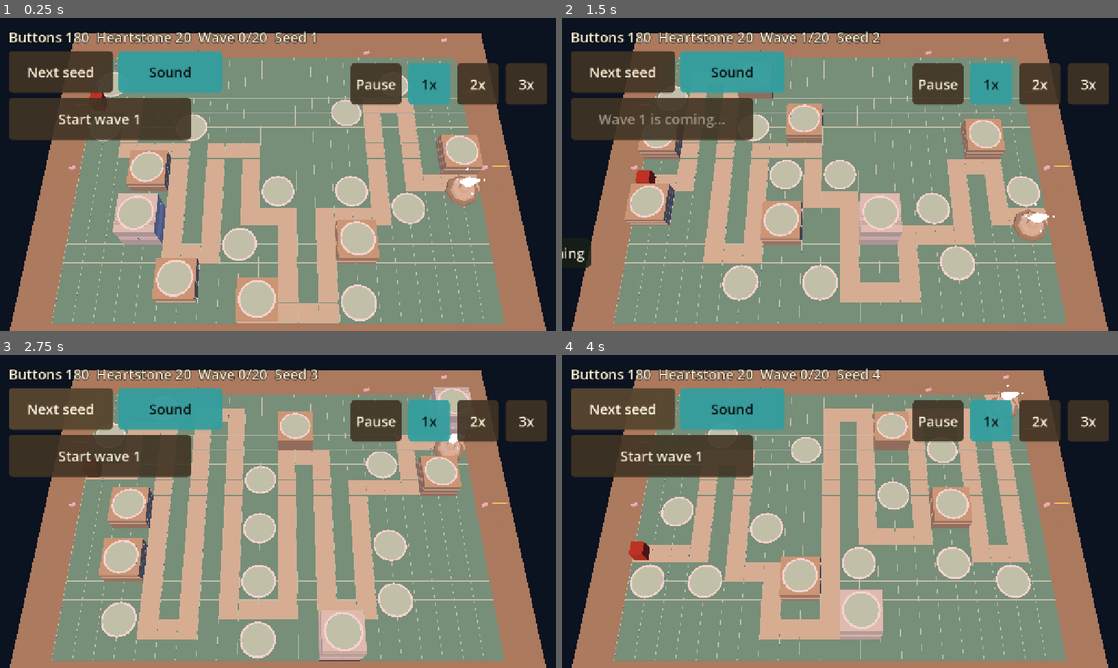
Above: before the commit, frames 1-4 (two rows, left to right).
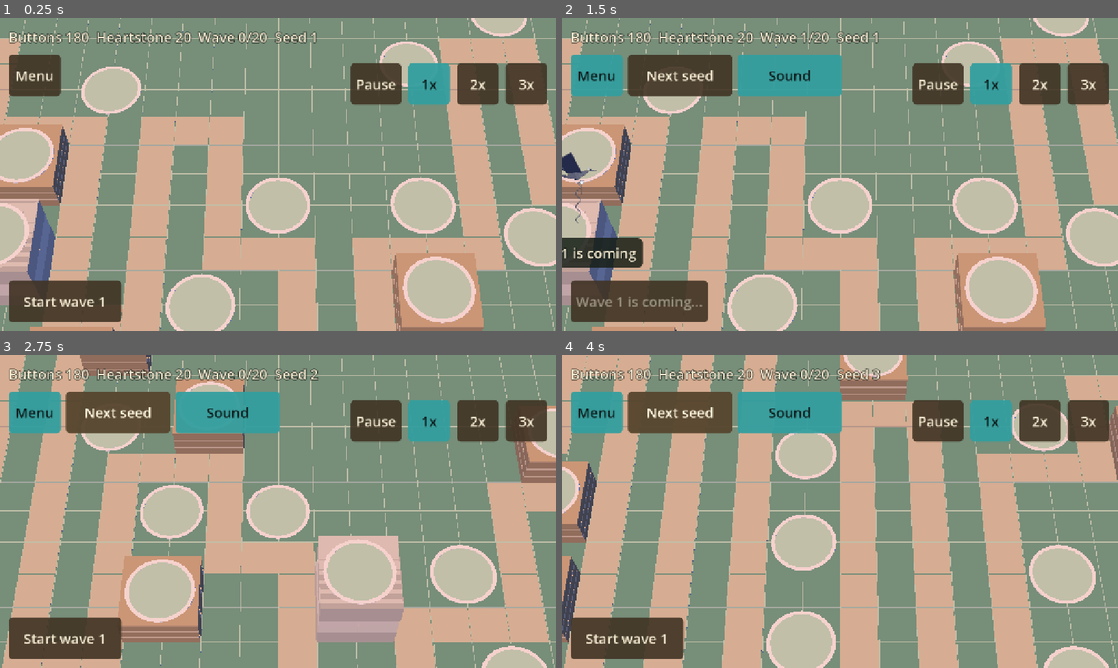
Above: after the commit, the same moments.

Repository: juanpalopez/psychic-bassoon
Game: Godot game, scene res://main.tscn
The game is run twice, just before and just after one commit, with the same random seed, the same clock (stepped at 60 frames per second) and the same inputs.
Inputs (mouse positions are in pixels of both pictures, inside the frame that each line leads up to):
- Up to frame 1 (0.25 s): no input
- Up to frame 2 (1.5 s): click (595, 74) at 0.5 s, where only the run after the commit has a clickable "Menu"; click "Start wave 1" at 1.25 s
- Up to frame 3 (2.75 s): click "Next seed" at 2 s
- Up to frame 4 (4 s): click "Start wave 1" at 2.75 s; click "Next seed" at 3.5 s

The runs differ from the first frame. In frame 1, 71% of the frame differs, in the area x 0-100%, y 0-100%; in frame 2, 70%; in frame 3, 72%; in frame 4, 70%.

Commit message:
feat(render): steeper camera, a lighter HUD and bigger units (#254)
* feat(render): steeper camera, a lighter HUD and bigger units

Pitch 62 to 56 degrees with a 20 degree field of view, so pinching no longer
tilts the board to a shallow angle. The build menu and tower panel are a strip
along the bottom, Next seed and Sound move behind a Menu button, Start wave
sits bottom-left, foes and guards are bigger, and the crow is centred on the
real viewport width.

Closes #253

Co-Authored-By: Claude Sonnet 5.5 <noreply@anthropic.com>
Claude-Session: https://claude.ai/code/session_013kCD1gD2mF2bzJQYitQCV3

* test(ui): do not set the crow's size in the viewport-width test

Refs #253

Co-Authored-By: Claude Sonnet 5.5 <noreply@anthropic.com>
Claude-Session: https://claude.ai/code/session_013kCD1gD2mF2bzJQYitQCV3

* feat(render): start zoomed to about 14 cells across and size foes to match

Refs #253

Co-Authored-By: Claude Sonnet 5.5 <noreply@anthropic.com>
Claude-Session: https://claude.ai/code/session_013kCD1gD2mF2bzJQYitQCV3

* fix(ui): keep the build strip low and the message clear of the buttons

Wrapped tower buttons grew to 180 px; a StripButton theme variation with a
smaller font keeps them 96 px. The message moves below the speed bar, the
layout tests cover the tower panel, the message and the open menu, and the
rig's own default framing is tested.

Refs #253

Co-Authored-By: Claude Sonnet 5.5 <noreply@anthropic.com>
Claude-Session: https://claude.ai/code/session_013kCD1gD2mF2bzJQYitQCV3

---------

Co-authored-by: Claude Sonnet 5.5 <noreply@anthropic.com>

Diff:
--- a/godot/main.gd
+++ b/godot/main.gd
@@ -10,6 +10,9 @@
 extends Node3D
 
 const EARLY_RULES := preload("res://content/game_rules.gd")
+## The view a run starts in: about 13 cells across and 9 down, the size of units and sockets
+## the owner picked from a reference; pinching out shows the whole board.
+const START_ZOOM := 0.7
 const MESSAGE_SECONDS := 2.0
 const FREE_COLOUR := Color(0.2, 0.9, 0.9, 0.55)
 const BLOCKED_COLOUR := Color(0.95, 0.3, 0.25, 0.55)
@@ -44,12 +47,19 @@
 @onready var _ring: RangeRing = $RangeRing
 @onready var _next_seed: Button = $Hud/NextSeed
 @onready var _sound: Button = $Hud/Sound
+@onready var _menu_button: Button = $Hud/MenuButton
 
 
 func _ready() -> void:
 	var from_url: Variant = _seed_from_url()
 	_start(from_url if from_url is int else _board.map_seed)
+	_rig.set_zoom(START_ZOOM)
 	add_child(_audio)
+	_menu_button.toggled.connect(
+		func(on: bool) -> void:
+			_next_seed.visible = on
+			_sound.visible = on
+	)
 	_sound.toggled.connect(func(on: bool) -> void: _audio.set_muted(not on))
 	$Hud.add_child(_crow)
 	_next_seed.pressed.connect(func() -> void: _start(_game.seed + 1))
--- a/godot/main.tscn
+++ b/godot/main.tscn
@@ -60,75 +60,88 @@
 
 [node name="Hud" type="CanvasLayer" parent="."]
 
+[node name="MenuButton" type="Button" parent="Hud"]
+theme = ExtResource("10_theme")
+custom_minimum_size = Vector2(120, 96)
+offset_left = 20.0
+offset_top = 84.0
+offset_right = 140.0
+offset_bottom = 180.0
+toggle_mode = true
+text = "Menu"
+
 [node name="NextSeed" type="Button" parent="Hud"]
+visible = false
 theme = ExtResource("10_theme")
 custom_minimum_size = Vector2(240, 96)
-offset_left = 20.0
-offset_top = 76.0
-offset_right = 260.0
-offset_bottom = 172.0
+offset_left = 152.0
+offset_top = 84.0
+offset_right = 392.0
+offset_bottom = 180.0
 text = "Next seed"
 
 [node name="Sound" type="Button" parent="Hud"]
+visible = false
 theme = ExtResource("10_theme")
 custom_minimum_size = Vector2(240, 96)
-offset_left = 272.0
-offset_top = 76.0
-offset_right = 512.0
-offset_bottom = 172.0
+offset_left = 404.0
+offset_top = 84.0
+offset_right = 644.0
+offset_bottom = 180.0
 toggle_mode = true
 button_pressed = true
 text = "Sound"
 
 [node name="LaunchWave" type="Button" parent="Hud"]
 theme = ExtResource("10_theme")
-custom_minimum_size = Vector2(420, 96)
+custom_minimum_size = Vector2(260, 96)
+anchor_top = 1.0
+anchor_bottom = 1.0
 offset_left = 20.0
-offset_top = 184.0
-offset_right = 440.0
-offset_bottom = 280.0
+offset_top = -116.0
+offset_right = 280.0
+offset_bottom = -20.0
+grow_vertical = 0
 text = "Start wave 1"
 
 [node name="Message" type="Label" parent="Hud"]
 theme = ExtResource("10_theme")
 visible = false
 anchor_left = 0.5
-anchor_top = 1.0
 anchor_right = 0.5
-anchor_bottom = 1.0
-offset_left = -400.0
-offset_top = -96.0
-offset_right = 400.0
-offset_bottom = -40.0
+offset_left = -300.0
+offset_top = 212.0
+offset_right = 300.0
+offset_bottom = 268.0
 grow_horizontal = 2
 horizontal_alignment = 1
 
 [node name="BuildMenu" type="PanelContainer" parent="Hud"]
 theme = ExtResource("10_theme")
 anchor_left = 1.0
-anchor_top = 0.5
+anchor_top = 1.0
 anchor_right = 1.0
-anchor_bottom = 0.5
-offset_left = -540.0
-offset_top = -130.0
+anchor_bottom = 1.0
+offset_left = -980.0
+offset_top = -140.0
 offset_right = -20.0
-offset_bottom = 170.0
+offset_bottom = -20.0
 grow_horizontal = 0
-grow_vertical = 2
+grow_vertical = 0
 script = ExtResource("6_menu")
 
 [node name="TowerPanel" type="PanelContainer" parent="Hud"]
 theme = ExtResource("10_theme")
 anchor_left = 1.0
-anchor_top = 0.5
+anchor_top = 1.0
 anchor_right = 1.0
-anchor_bottom = 0.5
-offset_left = -420.0
-offset_top = -150.0
+anchor_bottom = 1.0
+offset_left = -980.0
+offset_top = -140.0
 offset_right = -20.0
-offset_bottom = 250.0
+offset_bottom = -20.0
 grow_horizontal = 0
-grow_vertical = 2
+grow_vertical = 0
 script = ExtResource("9_panel")
 
 [node name="TopBar" type="HBoxContainer" parent="Hud"]
--- a/godot/render/camera_rig.gd
+++ b/godot/render/camera_rig.gd
@@ -1,10 +1,11 @@
 ## The board camera: it frames the whole board, and lets the player pan and zoom.
 ##
 ## The view is one number, `zoom`, from 0 (the whole board in view, looking down
-## at 65 degrees) to 1 (close, looking in at 30 degrees, cells about 120 px wide
-## on the 720 px canvas); a pinch or the mouse wheel moves it. A one-finger drag
+## at 62 degrees) to 1 (close, looking in at 56 degrees, cells about 120 px wide
+## on the 720 px canvas); a pinch or the mouse wheel moves it. The pitch barely changes:
+## a steep, nearly top-down view keeps units and sockets readable at every zoom. A one-finger drag
 ## pans, within the board and rubber-banding back after release. The field of
-## view is about 35 degrees, landscape.
+## view is about 20 degrees, landscape.
 ##
 ## `fit_distance`, `pitch_for`, `closest_distance`, `pan_limit` and `rubber` are
 ## plain maths so they can be tested; `frame` places the camera for a screen
@@ -15,8 +16,8 @@
 ## The narrowest screen the rig frames for (a hidden canvas reports no size).
 const MIN_ASPECT := 0.5
 ## The pitch (degrees below the horizon) zoomed out and zoomed in.
-const MAX_PITCH := 65.0
-const MIN_PITCH := 30.0
+const MAX_PITCH := 62.0
+const MIN_PITCH := 56.0
 ## How wide a cell is, in pixels of the 720 px canvas, at the closest zoom.
 const CLOSEST_CELL_PIXELS := 120.0
 ## How far the target may leave the centre, as a share of the board's half size
@@ -31,9 +32,9 @@
 ## How fast the view settles when the finger lets go (per second).
 const SPRING := 14.0
 
-@export var fov_degrees: float = 35.0
+@export var fov_degrees: float = 20.0
 ## Room left around the board, as a share of its size.
-@export var margin: float = 1.05
+@export var margin: float = 1.0
 
 ## 0 is the whole board in view, 1 is the closest view.
 var zoom: float = 0.0
@@ -89,7 +90,7 @@
 	return distance
 
 
-## The pitch for a zoom: 65 degrees zoomed out, 30 degrees zoomed in.
+## The pitch for a zoom: 62 degrees zoomed out, 56 degrees zoomed in.
 static func pitch_for(zoom_value: float) -> float:
 	return lerpf(MAX_PITCH, MIN_PITCH, clampf(zoom_value, 0.0, 1.0))
 
--- a/godot/render/foes_view.gd
+++ b/godot/render/foes_view.gd
@@ -29,9 +29,9 @@
 ## scaled to that height with its feet on the road and faces +Z at yaw 0, keeps its own
 ## materials and is darkened as the foe is hurt; a missing file leaves the capsule.
 const MODELS := {
-	"scrapGoblin": {"path": "res://assets/models/enemies/scrap_goblin.glb", "height": 1.0},
-	"corrugatedOrc": {"path": "res://assets/models/enemies/corrugated_orc.glb", "height": 1.5},
-	"cardboardGolem": {"path": "res://assets/models/enemies/cardboard_golem.glb", "height": 2.4},
+	"scrapGoblin": {"path": "res://assets/models/enemies/scrap_goblin.glb", "height": 1.3},
+	"corrugatedOrc": {"path": "res://assets/models/enemies/corrugated_orc.glb", "height": 2.0},
+	"cardboardGolem": {"path": "res://assets/models/enemies/cardboard_golem.glb", "height": 3.2},
 }
 ## A foe that has not moved yet faces along the road, towards +x.
 const DEFAULT_YAW := PI / 2.0
--- a/godot/render/guards_view.gd
+++ b/godot/render/guards_view.gd
@@ -10,7 +10,7 @@
 ## Feet stand on the lane.
 const GROUND := Board.ROAD_HEIGHT
 const BODY_RADIUS := 0.2
-const BODY_HEIGHT := 0.7
+const BODY_HEIGHT := 1.0
 const BAR_WIDTH := 0.5
 const BAR_THICKNESS := 0.06
 const BAR_GAP := 0.12
--- a/godot/render/shots_view.gd
+++ b/godot/render/shots_view.gd
@@ -16,7 +16,7 @@
 ## Where up the drawn tower a shot leaves it, as a share of its height.
 const MUZZLE_SHARE := 0.8
 ## Where on a foe a shot or beam ends, above the ground.
-const BODY_HEIGHT := 0.4
+const BODY_HEIGHT := 0.7
 const SHOT_COLOUR := Color(1.0, 0.95, 0.6, 1.0)
 const BEAM_COLOUR := Color(0.9, 0.5, 1.0, 1.0)
 const RING_COLOUR := Color(1.0, 0.7, 0.3, 0.35)
--- a/godot/tests/render/test_camera_rig.gd
+++ b/godot/tests/render/test_camera_rig.gd
@@ -1,8 +1,8 @@
 ## The camera rig must fit the whole board for any landscape screen.
 extends GutTest
 
-const PITCH := 65.0  # the whole-board view is the most top-down one
-const FOV := 35.0
+const PITCH := 62.0  # the whole-board view is the most top-down one
+const FOV := 20.0
 const MARGIN := 1.05
 
 
@@ -80,12 +80,12 @@
 	assert_gt(camera.position.y, 0.0)
 
 
-func test_pitch_runs_from_65_degrees_zoomed_out_to_30_zoomed_in() -> void:
-	assert_eq(CameraRig.pitch_for(0.0), 65.0)
-	assert_eq(CameraRig.pitch_for(1.0), 30.0)
-	assert_almost_eq(CameraRig.pitch_for(0.5), 47.5, 1e-9)
-	assert_eq(CameraRig.pitch_for(-3.0), 65.0)
-	assert_eq(CameraRig.pitch_for(9.0), 30.0)
+func test_pitch_runs_from_62_degrees_zoomed_out_to_56_zoomed_in() -> void:
+	assert_eq(CameraRig.pitch_for(0.0), 62.0)
+	assert_eq(CameraRig.pitch_for(1.0), 56.0)
+	assert_almost_eq(CameraRig.pitch_for(0.5), 59.0, 1e-9)
+	assert_eq(CameraRig.pitch_for(-3.0), 62.0)
+	assert_eq(CameraRig.pitch_for(9.0), 56.0)
 
 
 func test_the_closest_view_is_never_further_than_the_fit_and_shows_big_cells() -> void:
@@ -116,7 +116,7 @@
 	rig.set_zoom(1.0)
 	assert_lt(camera.position.length(), far)
 	assert_gt(camera.rotation_degrees.x, far_pitch, "less negative: a lower angle")
-	assert_almost_eq(camera.rotation_degrees.x, -30.0, 1e-4)
+	assert_almost_eq(camera.rotation_degrees.x, -CameraRig.MIN_PITCH, 1e-4)
 
 
 func test_zoom_is_clamped_to_the_range() -> void:
@@ -194,3 +194,18 @@
 		rig._process(1.0 / 60.0)
 	assert_almost_eq(rig.pan.x, 0.0, 1e-3)
 	assert_almost_eq(rig.pan.y, 0.0, 1e-3)
+
+
+func test_the_rigs_own_default_frames_every_board_corner() -> void:
+	for aspect in [4.0 / 3.0, 16.0 / 9.0, 2.16]:
+		var rig := CameraRig.new()
+		add_child_autofree(rig)
+		rig.frame(aspect)
+		var camera := rig.camera()
+		var tan_v := tan(deg_to_rad(camera.fov) / 2.0)
+		for corner in BoardSpace.corners():
+			var local := camera.global_transform.affine_inverse() * corner
+			var depth := -local.z
+			assert_gt(depth, 0.0)
+			assert_lte(absf(local.y) / (depth * tan_v), 1.0 + 1e-6, "vertical at %s" % aspect)
+			assert_lte(absf(local.x) / (depth * tan_v * aspect), 1.0 + 1e-6, "horizontal")
--- a/godot/tests/test_camera_input.gd
+++ b/godot/tests/test_camera_input.gd
@@ -74,17 +74,19 @@
 	add_child_autofree(main)
 	await get_tree().process_frame
 	var rig := main.get_node("CameraRig") as CameraRig
+	var start := rig.zoom
+	assert_almost_eq(start, main.START_ZOOM, 1e-9, "a run starts a little zoomed in")
 	for wheel in [MOUSE_BUTTON_WHEEL_UP, MOUSE_BUTTON_WHEEL_UP]:
 		var event := InputEventMouseButton.new()
 		event.button_index = wheel
 		event.pressed = true
 		main._unhandled_input(event)
-	assert_almost_eq(rig.zoom, 2.0 * CameraRig.WHEEL_STEP, 1e-9)
+	assert_almost_eq(rig.zoom, start + 2.0 * CameraRig.WHEEL_STEP, 1e-9)
 	var down := InputEventMouseButton.new()
 	down.button_index = MOUSE_BUTTON_WHEEL_DOWN
 	down.pressed = true
 	main._unhandled_input(down)
-	assert_almost_eq(rig.zoom, CameraRig.WHEEL_STEP, 1e-9)
+	assert_almost_eq(rig.zoom, start + CameraRig.WHEEL_STEP, 1e-9)
 
 
 func test_a_second_finger_pinches_to_zoom() -> void:
--- a/godot/tests/test_guard_tent_flow.gd
+++ b/godot/tests/test_guard_tent_flow.gd
@@ -10,7 +10,7 @@
 	var menu := main.get_node("Hud/BuildMenu") as BuildMenu
 	main.select_cell(game.map.sockets[0])
 	var index := TOWERS.TOWER_IDS.find("guardTent")
-	assert_eq(menu.tower_buttons()[index].text, "Guard Tent  %d" % TOWERS.DEFS.guardTent.cost[0])
+	assert_eq(menu.tower_buttons()[index].text, "Guard Tent\n%d" % TOWERS.DEFS.guardTent.cost[0])
 	menu.tower_buttons()[index].pressed.emit()
 	main._process(0.05)
 
--- a/godot/tests/test_hud_flow.gd
+++ b/godot/tests/test_hud_flow.gd
@@ -88,7 +88,17 @@
 	# the scene closes the overlay on a frame when the game is not over
 	main.set_process(false)
 	await get_tree().process_frame
-	if shown != "":
+	if shown == "Menu":
+		(main.get_node("Hud/MenuButton") as Button).button_pressed = true
+	elif shown == "Message":
+		var message := main.get_node("Hud/Message") as Label
+		message.text = "Unknown tower and a rather long sentence to be sure it fits"
+		message.visible = true
+	elif shown == "TowerPanel":
+		var tower := Tower.new()
+		tower.type = "thimbleMortar"
+		(main.get_node("Hud/TowerPanel") as TowerPanel).show_tower(tower, 100)
+	elif shown != "":
 		var panel := main.get_node("Hud/" + shown) as Control
 		if panel is GameOverPanel:
 			(panel as GameOverPanel).show_for(1)
@@ -105,7 +115,7 @@
 func test_no_hud_controls_overlap_on_wide_and_narrow_phones() -> void:
 	# 1558x720 is an 844x390 phone: expand stretch widens the 1280x720 canvas
 	for size in [Vector2i(1280, 720), Vector2i(1558, 720)]:
-		for shown in ["", "GameOver", "BuildMenu"]:
+		for shown in ["", "GameOver", "BuildMenu", "TowerPanel", "Message", "Menu"]:
 			var rects := await _hud_rects(size.x, size.y, shown)
 			var names := rects.keys()
 			# the web page's Full screen button floats over the top-right corner
@@ -184,3 +194,25 @@
 	overlay.play_again_button().pressed.emit()
 	assert_false(main.game().won)
 	assert_false(overlay.visible)
+
+
+func test_the_build_menu_is_a_low_strip_not_a_block_over_the_map() -> void:
+	for size in [Vector2i(1280, 720), Vector2i(1558, 720)]:
+		for panel in ["BuildMenu", "TowerPanel"]:
+			var rects := await _hud_rects(size.x, size.y, panel)
+			var rect: Rect2 = rects[panel]
+			assert_lte(rect.size.y, 140.0, "%s is %s tall at %s" % [panel, rect.size.y, size])
+			assert_gte(rect.end.y, float(size.y) - 40.0, "%s sits along the bottom" % panel)
+
+
+func test_the_menu_button_shows_next_seed_and_sound() -> void:
+	var main := await _main()
+	var next_seed := main.get_node("Hud/NextSeed") as Button
+	var sound := main.get_node("Hud/Sound") as Button
+	assert_false(next_seed.visible)
+	assert_false(sound.visible)
+	(main.get_node("Hud/MenuButton") as Button).button_pressed = true
+	assert_true(next_seed.visible)
+	assert_true(sound.visible)
+	(main.get_node("Hud/MenuButton") as Button).button_pressed = false
+	assert_false(next_seed.visible)
--- a/godot/tests/ui/test_messenger_crow.gd
+++ b/godot/tests/ui/test_messenger_crow.gd
@@ -145,3 +145,14 @@
 	var first: float = crow.get_child(0).position.y
 	crow.advance(0.2)
 	assert_eq(crow.get_child(0).position.y, first)
+
+
+func test_the_crow_holds_in_the_middle_of_the_screen_whatever_the_controls_size() -> void:
+	# a Control under a CanvasLayer can report a size of 0 (as it does here), which once put
+	# the crow off the left edge
+	var crow := _crow()
+	crow.deliver("x")
+	crow.advance(ALERTS.CROW_FLY_SECONDS)
+	var middle := crow.get_viewport_rect().size.x / 2.0
+	var view_middle: float = crow.get_child(0).position.x + float(MessengerCrow.VIEW_SIZE) / 2.0
+	assert_almost_eq(view_middle, middle, 1.0)
--- a/godot/ui/build_menu.gd
+++ b/godot/ui/build_menu.gd
@@ -1,4 +1,4 @@
-## A panel with one button per tower, two to a row: its name and what it costs. It opens for a
+## A strip along the bottom with one button per tower: its name and what it costs. It opens for a
 ## free plot, greys out what the player cannot afford, and announces the choice;
 ## it does not touch the game (the scene turns the choice into a command).
 class_name BuildMenu
@@ -7,7 +7,7 @@
 signal tower_chosen(tower: String)
 
 const TOWERS := preload("res://content/towers.gd")
-const BUTTON_SIZE := Vector2(240.0, 96.0)
+const BUTTON_SIZE := Vector2(172.0, 96.0)
 
 ## The plot the menu was opened for.
 var cell := BoardSpace.NO_CELL
@@ -18,15 +18,17 @@
 
 func _ready() -> void:
 	visible = false
-	# two columns: five towers in one would reach the speed bar on a phone
-	var box := GridContainer.new()
-	box.columns = 2
+	# one row along the bottom, so the board above it stays in view
+	var box := HBoxContainer.new()
 	add_child(box)
 	for id in TOWERS.TOWER_IDS:
 		var button := Button.new()
 		var def: Dictionary = TOWERS.DEFS[id]
-		button.text = "%s  %d" % [def.name, def.cost[0]]
+		button.text = "%s\n%d" % [def.name, def.cost[0]]
 		button.custom_minimum_size = BUTTON_SIZE
+		# long names wrap inside the fixed width, so five towers fit in one row
+		button.autowrap_mode = TextServer.AUTOWRAP_WORD_SMART
+		button.theme_type_variation = &"StripButton"
 		button.pressed.connect(_choose.bind(id))
 		box.add_child(button)
 		_tower_buttons.append(button)
--- a/godot/ui/hud_theme.tres
+++ b/godot/ui/hud_theme.tres
@@ -49,6 +49,8 @@
 Button/styles/normal = SubResource("button_normal")
 Button/styles/pressed = SubResource("button_pressed")
 HBoxContainer/constants/separation = 16
+StripButton/base_type = &"Button"
+StripButton/font_sizes/font_size = 22
 Label/colors/font_color = Color(0.96, 0.92, 0.82, 1)
 Label/colors/font_outline_color = Color(0.05, 0.07, 0.05, 1)
 Label/constants/outline_size = 6
--- a/godot/ui/messenger_crow.gd
+++ b/godot/ui/messenger_crow.gd
@@ -17,6 +17,8 @@
 const BOB_SPEED := 6.0
 ## The model is about half a unit wide; the camera fills the square view with it.
 const CAMERA_POSITION := Vector3(0.0, 0.3, 1.5)
+## Narrow enough that the half-unit model fills its square view from 1.5 units away.
+const CAMERA_FOV := 30.0
 const CAMERA_TARGET := Vector3(0.0, 0.3, 0.0)
 const FACE_RIGHT_DEGREES := 90.0
 
@@ -161,7 +163,7 @@
 		_scroll.reset_size()
 	if not active:
 		return
-	var across := size.x + float(VIEW_SIZE)
+	var across := get_viewport_rect().size.x + float(VIEW_SIZE)
 	var x := position_fraction() * across - float(VIEW_SIZE)
 	var bob := 0.0 if reduced_motion else sin(_clock * BOB_SPEED) * BOB_HEIGHT
 	var y := TOP_MARGIN + bob
@@ -186,6 +188,7 @@
 	_container.add_child(_viewport)
 	var camera := Camera3D.new()
 	_viewport.add_child(camera)
+	camera.fov = CAMERA_FOV
 	camera.position = CAMERA_POSITION
 	camera.look_at(CAMERA_TARGET)
 	var light := DirectionalLight3D.new()
--- a/godot/ui/tower_panel.gd
+++ b/godot/ui/tower_panel.gd
@@ -7,7 +7,7 @@
 signal sell_pressed(tower_id: int)
 
 const TOWERS := preload("res://content/towers.gd")
-const BUTTON_SIZE := Vector2(240.0, 96.0)
+const BUTTON_SIZE := Vector2(200.0, 96.0)
 
 var _tower: Tower
 var _buttons := 0
@@ -21,13 +21,17 @@
 
 func _ready() -> void:
 	visible = false
-	var box := VBoxContainer.new()
-	add_child(box)
+	# a strip along the bottom: the words on the left, the two buttons beside them
+	var row := HBoxContainer.new()
+	add_child(row)
+	var words := VBoxContainer.new()
+	words.size_flags_horizontal = Control.SIZE_EXPAND_FILL
+	row.add_child(words)
 	for label in [_title, _stats]:
-		box.add_child(label)
+		words.add_child(label)
 	for button in [_upgrade, _sell]:
 		button.custom_minimum_size = BUTTON_SIZE
-		box.add_child(button)
+		row.add_child(button)
 	_upgrade.pressed.connect(func() -> void: upgrade_pressed.emit(_tower.id))
 	_sell.pressed.connect(func() -> void: sell_pressed.emit(_tower.id))
 
